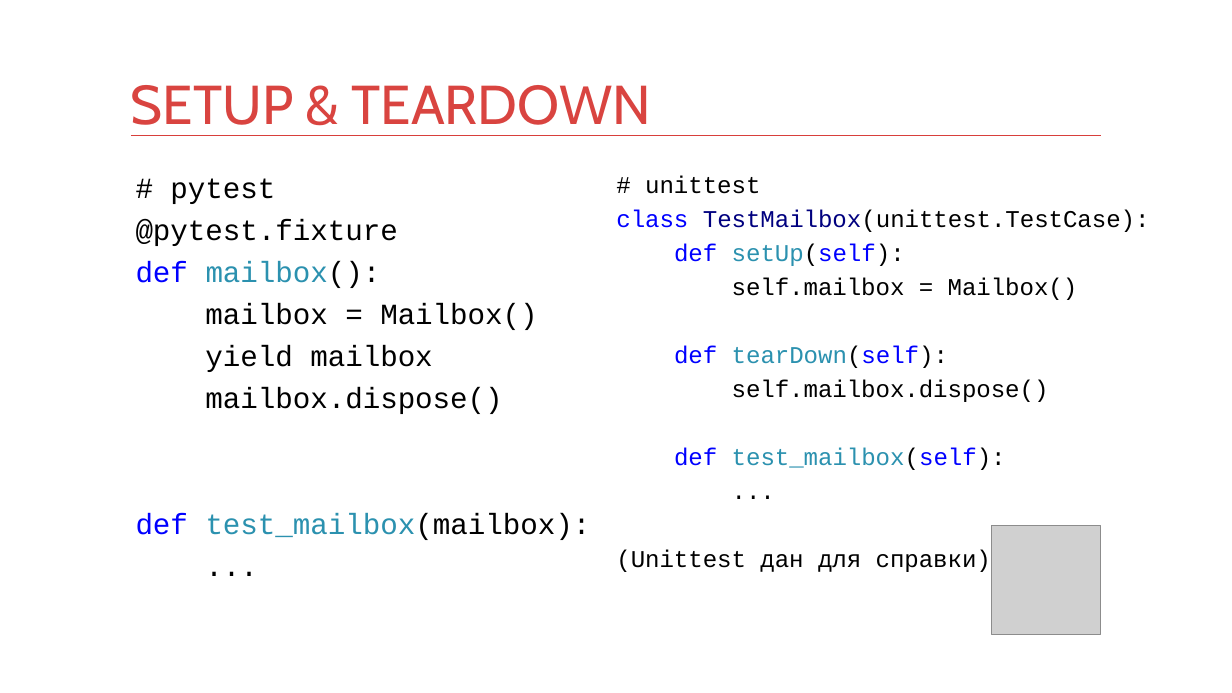
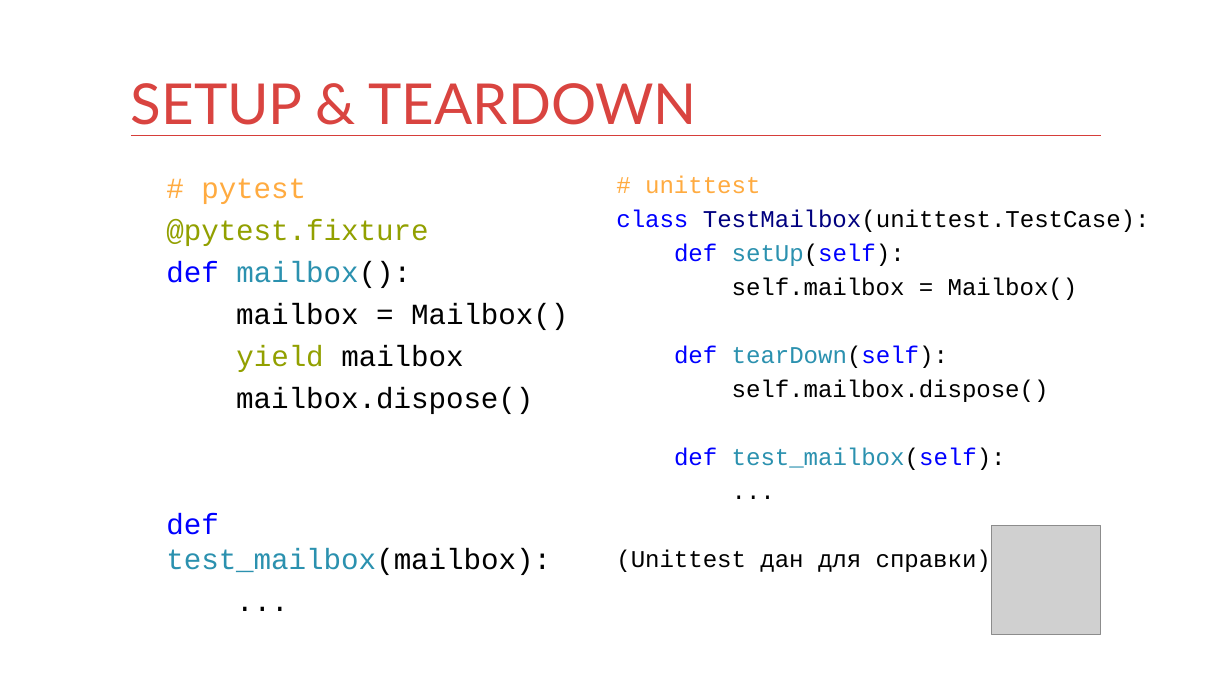
Before and after one commit to kontur-courses/testing, a slide deck: slide 23 of testing.pptx. Drawn at 1232x693 pixels with LibreOffice and Linux fonts; fonts in the diff are those of the drawing; grey boxes stand for pictures. Boxes give left, top, right and bottom in pixels: in the first picture for what was removed or moved away, otherwise in the second. Text is boxed around its words. In the diff, an @@ line names an element or a change of style, - is before the commit and + after.

```diff
--- a/testing.pptx
+++ b/testing.pptx
@@ title "SETUP & TEARDOWN" at (131, 83, 697, 125): size 32 to 33 pt, font Cabin to Lato @@
@@ text "# pytest" at (166, 178, 568, 575): text colour #000000 to #FFAB40 in "# pytest"; text colour #000000 to #92A000 in "@pytest.fixture", "yield"; indent changed @@
@@ text at (645, 175, 760, 194): text colour #000000 to #FFAB40 in "# unittest" @@
```
Also in this commit, not shown: 11 other slides changed.
